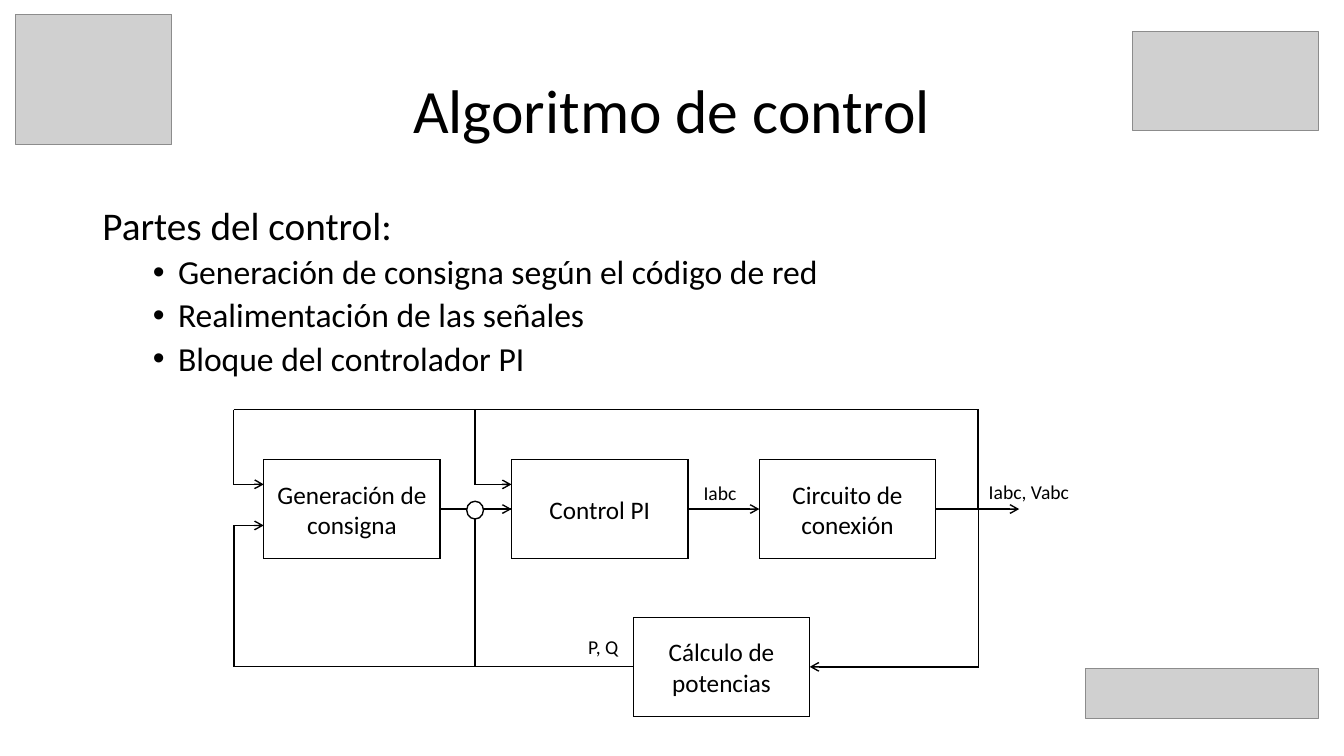
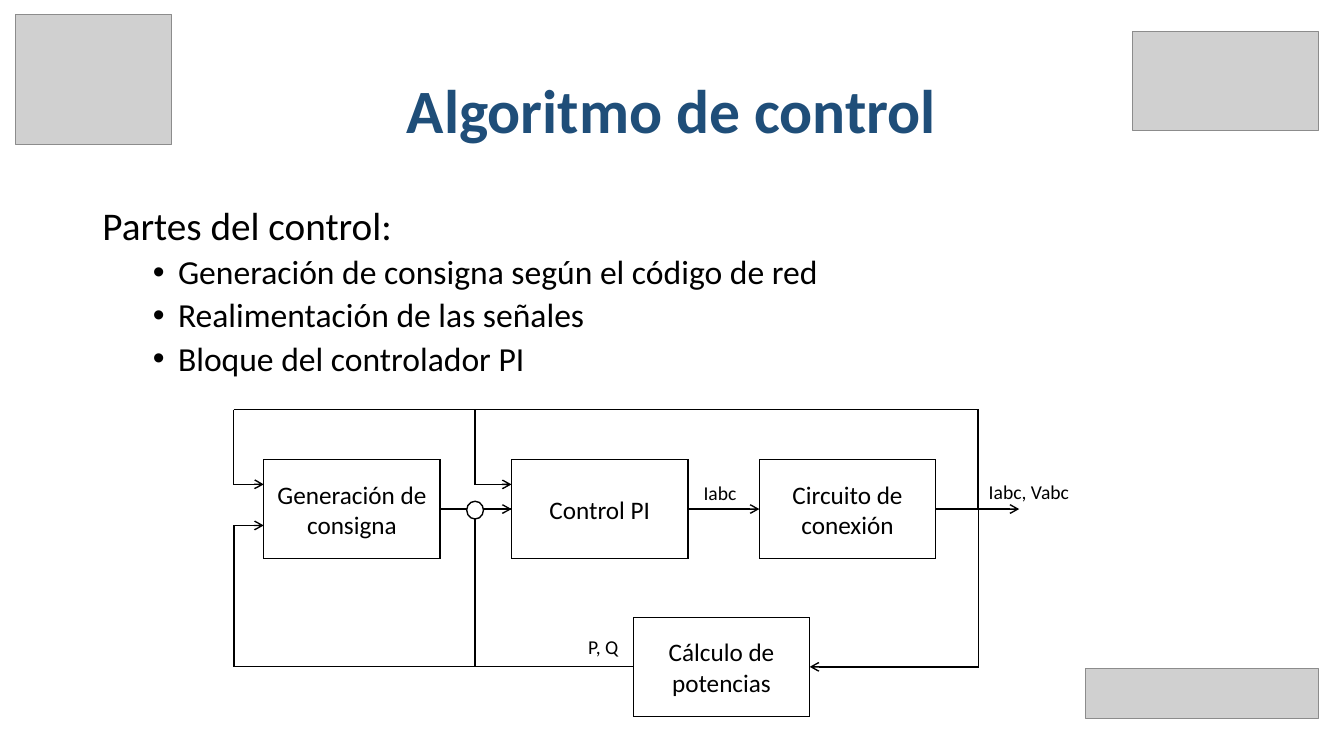
Before and after one commit to EmilioLdelaFuente/tfg, a slide deck: slide 11 of tfgPP.pptx (slide 7 before the commit). Drawn at 1344x756 pixels with LibreOffice and Linux fonts; fonts in the diff are those of the drawing; grey boxes stand for pictures. Boxes give left, top, right and bottom in pixels: in the first picture for what was removed or moved away, otherwise in the second. Text is boxed around its words. In the diff, an @@ line names an element or a change of style, - is before the commit and + after.

```diff
--- a/tfgPP.pptx
+++ b/tfgPP.pptx
@@ title "Algoritmo de control" at (407,89,936,144): text colour #000000 to #1F4E79, bold on @@
```
Also in this commit, not shown: 8 other slides changed, 6 slides added.
